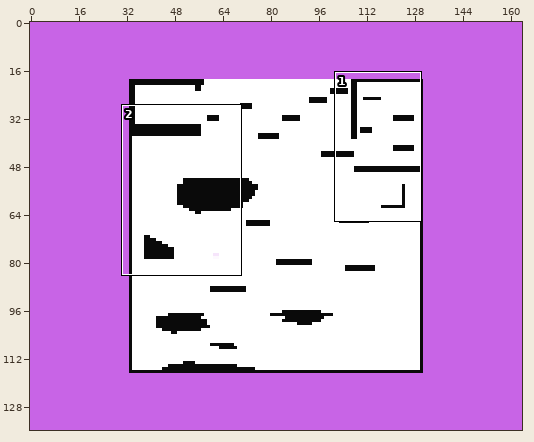
Two states of a sprite sheet, LevelBuild/levels/input/large level.png. The first picture is a wide view before the edit; the outline marks the close-up.
Close-up. Before the commit:
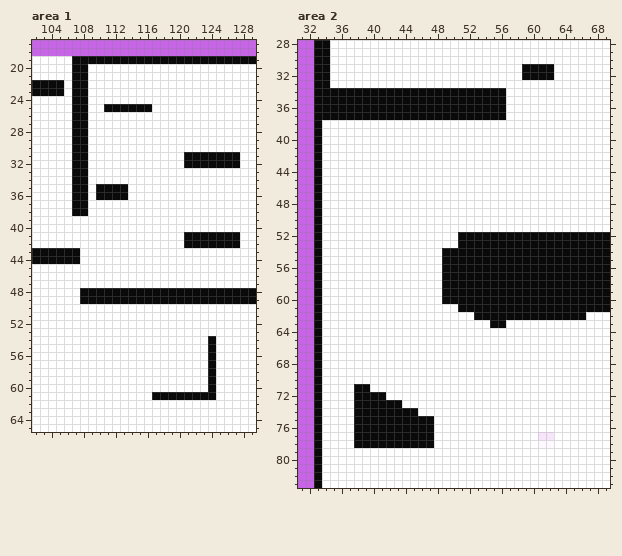
The file is 164x136 pixels. Colours within 5 levels of each other are drawn and written as one. Shown: area 1: x 102..129, y 17..65; area 2: x 31..69, y 28..83. The commit also changed other parts of the picture, which this record leaves out.
The same view after the edit:
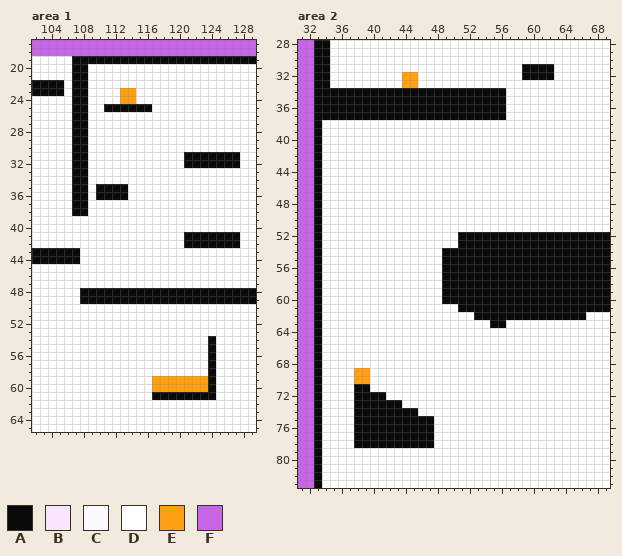
Palette (. is transparent): A #0a0a0a  B #f6e5fb  C #fdf9fe  D #ffffff  E #ffa014  F #c864e6
What changed:
Area 1:
y 23..24: x 113..114 DD -> EE
y 59..60: x 117..123 DDDDDDD -> EEEEEEE
Area 2:
y 32..33: x 44..45 DD -> EE
y 69..70: x 38..39 DD -> EE
y 77: x 61..62 BB -> DD
y 78: x 62 C -> D
Boxes around the changes in both close-ups, in picture pixels (x1, y1, x2, y2):
changed: (120, 88, 136, 104)
changed: (152, 376, 208, 392)
changed: (402, 72, 418, 88)
changed: (354, 368, 370, 384)
changed: (538, 432, 554, 448)
